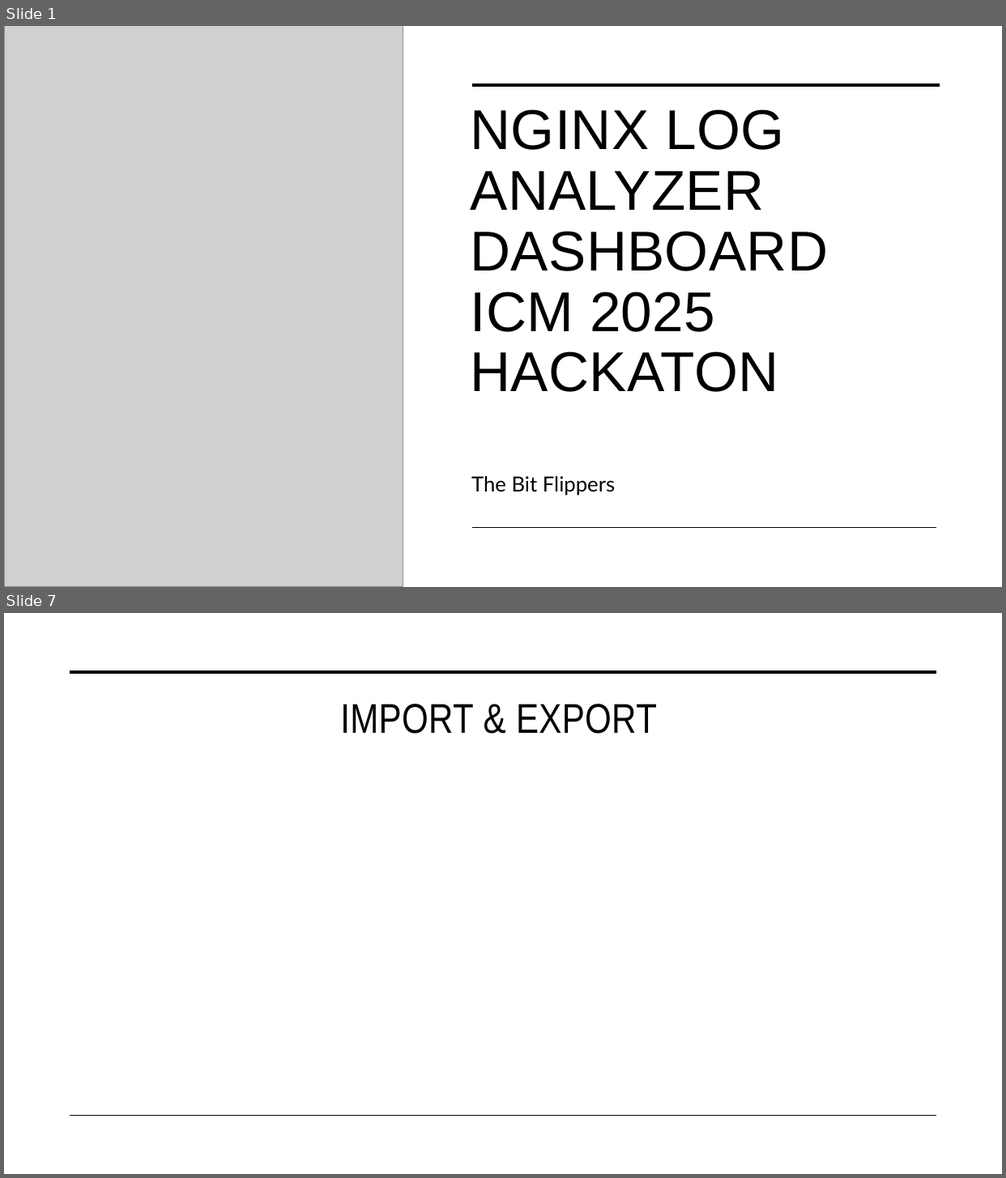
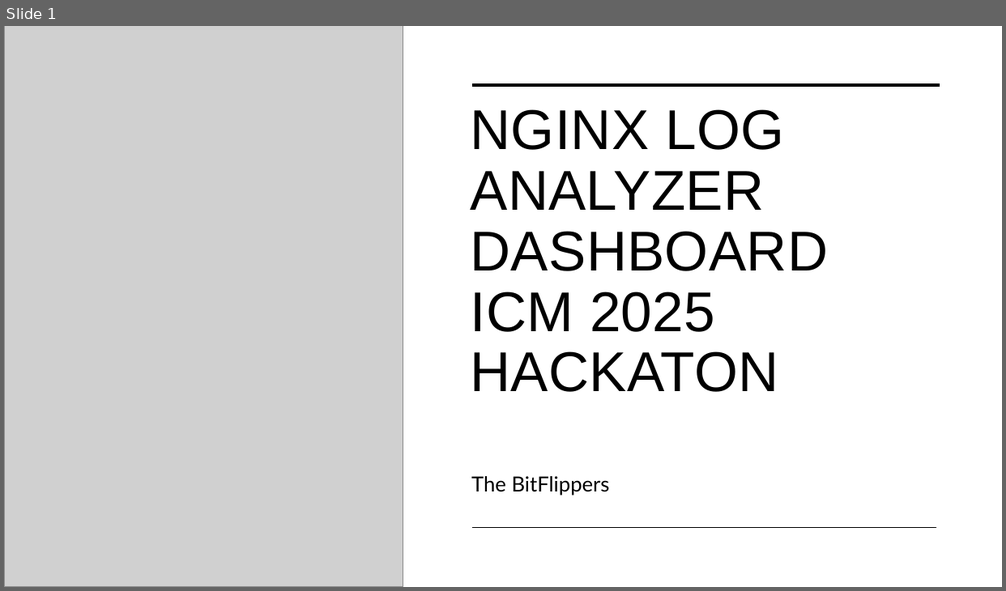
Before and after one commit to MykolaVaskevych/ICM_2025_HACKATON, a slide deck: NGINX Log Analyzer Dashboard.pptm. Shown one above the other, each under a label of ours: slides 1 and 7 before the commit, slide 1 after it; the slides between them are not shown. The pictures are 1006x1178 and 1006x591 pixels, drawn with LibreOffice and Linux fonts; fonts in the diff are those of the drawing; grey boxes stand for pictures. Boxes give left, top, right and bottom in pixels: in the first picture for what was removed or moved away, otherwise in the second. Text is boxed around its words. In the diff, an @@ line names an element or a change of style, - is before the commit and + after.

```diff
--- a/NGINX Log Analyzer Dashboard.pptm
+++ b/NGINX Log Analyzer Dashboard.pptm
@@ slide 7 removed at (4,613,1002,1174), background #FFFFFF @@
@@ line removed from (70, 672) to (937, 672) @@
@@ title removed at (340,704,657,734) @@
-IMPORT & EXPORT
@@ line removed from (70, 1116) to (937, 1116) @@
@@ slide 1 changed as well @@
@@ subtitle at (471,476,610,496): spaces changed @@
-The Bit Flippers
+The BitFlippers
```
Also in this commit, not shown: 3 other slides changed, 4 slides added, 2 other slides removed.
